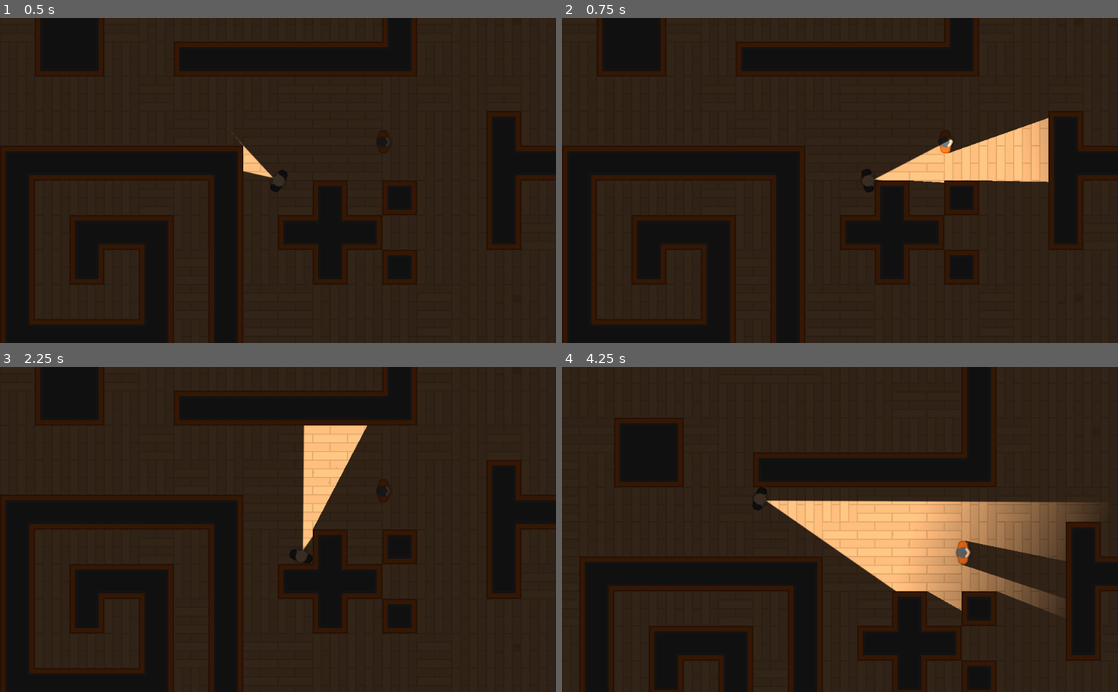
Above: before the commit, frames 1-4 (two rows, left to right).
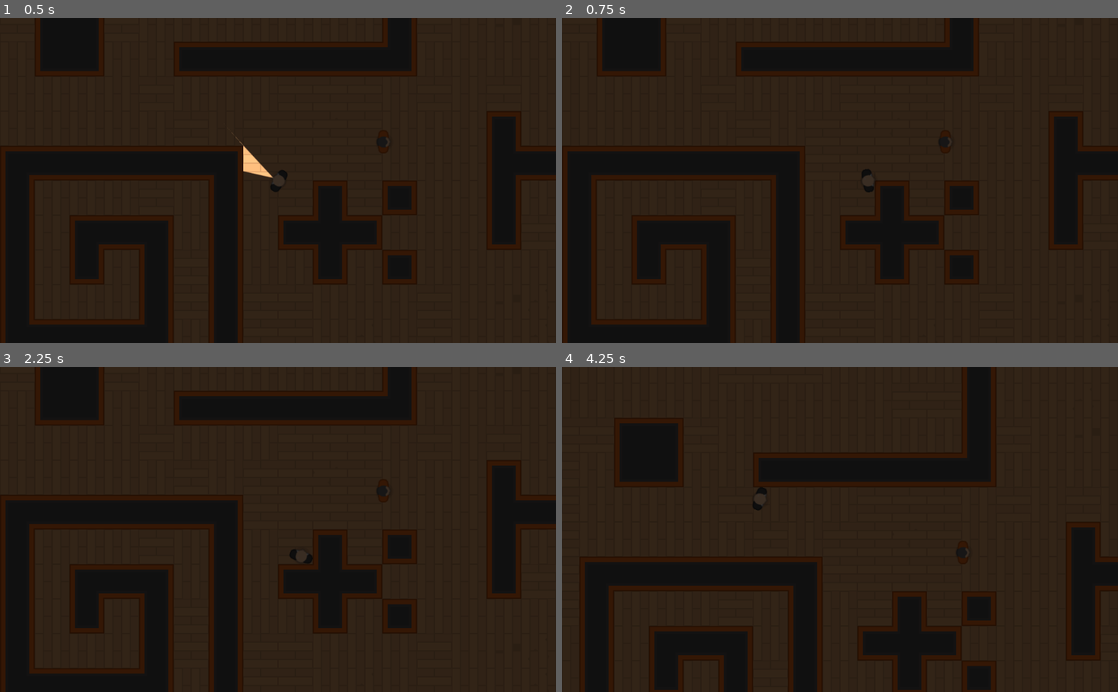
Above: after the commit, the same moments.

Repository: ikostan/HeistMeisters
Game: Godot game, scene res://Levels/TemplateLevel.tscn
Same seed, same stepped clock (60 frames per second), same inputs: the game is played once before the commit and once after it.
Inputs (mouse positions are in pixels of both pictures, inside the frame that each line leads up to):
- Up to frame 1 (0.5 s): no input
- Up to frame 2 (0.75 s): tap Enter at 0.5 s; move the mouse to (962, 164) at 0.52 s; hold D (move_right) from 0.53 s (still down); tap E (torch_on, bound only after the commit) at 0.6 s
- Up to frame 3 (2.25 s): tap Space at 1.25 s; move the mouse to (166, 545) at 1.27 s; release D (move_right) at 1.28 s; hold C (move_down) 1.28-2.03 s; tap E (torch_on, bound only after the commit) at 1.35, 2.1 s; tap Enter at 2 s; move the mouse to (333, 458) at 2.02 s; hold D (move_right) from 2.03 s (still down)
- Up to frame 4 (4.25 s): tap Space at 2.75 s; move the mouse to (812, 594) at 2.77 s; release D (move_right) at 2.78 s; hold W (move_up) 2.78-3.53 s; tap E (torch_on, bound only after the commit) at 2.85, 3.6 s; move the mouse to (1006, 578) at 3.52 s; hold A (move_left) from 3.53 s (still down)

Frame 1 is identical in both runs. In frame 2, 3.4% of the frame differs, in the area x 56-88%, y 30-51%; in frame 3, 2.2%; in frame 4, 11%, in the area x 36-96%, y 41-76%.

Commit message:
Torch on/off

Diff:
--- a/Characters/Player/Player.gd
+++ b/Characters/Player/Player.gd
@@ -14,6 +14,11 @@
 	# also be affected by the motion of the other body. You can use this
 	# to make moving or rotating platforms, or to make nodes push other nodes.
 	move_and_slide(motion)
+
+
+func _input(event):
+	if Input.is_action_just_pressed("torch_on"):
+		$Light2D.enabled = !$Light2D.enabled
 
 
 func move_left_right():
--- a/Characters/Player/Player.tscn
+++ b/Characters/Player/Player.tscn
@@ -9,7 +9,7 @@
 collision_mask = 2
 script = ExtResource( 3 )
 
-[node name="Sprite" parent="." index="1"]
+[node name="Sprite" parent="." index="0"]
 texture = ExtResource( 2 )
 
 [node name="Light2D" parent="." index="3" instance=ExtResource( 4 )]
--- a/Tiles/Tiles.tres
+++ b/Tiles/Tiles.tres
@@ -2,298 +2,298 @@
 
 [ext_resource path="res://GFX/Tilesheet/tilesheet_complete.png" type="Texture" id=1]
 
-[sub_resource type="OccluderPolygon2D" id=52]
-polygon = PoolVector2Array( 0, 0, 64, 0, 64, 64, 0, 64 )
-
-[sub_resource type="OccluderPolygon2D" id=53]
-polygon = PoolVector2Array( 0, 0, 64, 0, 64, 64, 0, 64 )
-
-[sub_resource type="OccluderPolygon2D" id=54]
-polygon = PoolVector2Array( 0, 0, 64, 0, 64, 64, 0, 64 )
-
-[sub_resource type="OccluderPolygon2D" id=55]
-polygon = PoolVector2Array( 0, 0, 64, 0, 64, 64, 0, 64 )
-
-[sub_resource type="OccluderPolygon2D" id=56]
-polygon = PoolVector2Array( 0, 0, 64, 0, 64, 64, 0, 64 )
-
-[sub_resource type="OccluderPolygon2D" id=57]
-polygon = PoolVector2Array( 0, 0, 64, 0, 64, 64, 0, 64 )
-
-[sub_resource type="OccluderPolygon2D" id=58]
-polygon = PoolVector2Array( 0, 0, 64, 0, 64, 64, 0, 64 )
-
-[sub_resource type="OccluderPolygon2D" id=59]
-polygon = PoolVector2Array( 0, 0, 64, 0, 64, 64, 0, 64 )
-
-[sub_resource type="OccluderPolygon2D" id=60]
-polygon = PoolVector2Array( 0, 0, 64, 0, 64, 64, 0, 64 )
-
-[sub_resource type="OccluderPolygon2D" id=61]
-polygon = PoolVector2Array( 0, 0, 64, 0, 64, 64, 0, 64 )
-
-[sub_resource type="OccluderPolygon2D" id=62]
-polygon = PoolVector2Array( 0, 0, 64, 0, 64, 64, 0, 64 )
-
-[sub_resource type="OccluderPolygon2D" id=63]
-polygon = PoolVector2Array( 0, 0, 64, 0, 64, 64, 0, 64 )
-
-[sub_resource type="OccluderPolygon2D" id=64]
-polygon = PoolVector2Array( 0, 0, 64, 0, 64, 64, 0, 64 )
-
-[sub_resource type="OccluderPolygon2D" id=65]
-polygon = PoolVector2Array( 0, 0, 64, 0, 64, 64, 0, 64 )
-
-[sub_resource type="OccluderPolygon2D" id=66]
-polygon = PoolVector2Array( 0, 0, 64, 0, 64, 64, 0, 64 )
-
-[sub_resource type="OccluderPolygon2D" id=67]
-polygon = PoolVector2Array( 0, 0, 64, 0, 64, 64, 0, 64 )
-
-[sub_resource type="OccluderPolygon2D" id=68]
-polygon = PoolVector2Array( 0, 0, 64, 0, 64, 64, 0, 64 )
-
-[sub_resource type="OccluderPolygon2D" id=69]
-polygon = PoolVector2Array( 0, 0, 64, 0, 64, 64, 0, 64 )
-
-[sub_resource type="OccluderPolygon2D" id=70]
-polygon = PoolVector2Array( 0, 0, 64, 0, 64, 64, 0, 64 )
-
-[sub_resource type="OccluderPolygon2D" id=71]
-polygon = PoolVector2Array( 0, 0, 64, 0, 64, 64, 0, 64 )
-
-[sub_resource type="OccluderPolygon2D" id=72]
-polygon = PoolVector2Array( 0, 0, 64, 0, 64, 64, 0, 64 )
-
-[sub_resource type="OccluderPolygon2D" id=73]
-polygon = PoolVector2Array( 0, 0, 64, 0, 64, 64, 0, 64 )
-
-[sub_resource type="OccluderPolygon2D" id=74]
-polygon = PoolVector2Array( 0, 0, 64, 0, 64, 64, 0, 64 )
-
-[sub_resource type="OccluderPolygon2D" id=75]
-polygon = PoolVector2Array( 0, 0, 64, 0, 64, 64, 0, 64 )
-
-[sub_resource type="OccluderPolygon2D" id=76]
-polygon = PoolVector2Array( 0, 0, 64, 0, 64, 64, 0, 64 )
-
-[sub_resource type="OccluderPolygon2D" id=77]
-polygon = PoolVector2Array( 0, 0, 64, 0, 64, 64, 0, 64 )
-
-[sub_resource type="OccluderPolygon2D" id=78]
-polygon = PoolVector2Array( 0, 0, 64, 0, 64, 64, 0, 64 )
-
-[sub_resource type="OccluderPolygon2D" id=79]
-polygon = PoolVector2Array( 0, 0, 64, 0, 64, 64, 0, 64 )
-
-[sub_resource type="OccluderPolygon2D" id=80]
-polygon = PoolVector2Array( 0, 0, 64, 0, 64, 64, 0, 64 )
-
-[sub_resource type="OccluderPolygon2D" id=81]
-polygon = PoolVector2Array( 0, 0, 64, 0, 64, 64, 0, 64 )
-
-[sub_resource type="OccluderPolygon2D" id=82]
-polygon = PoolVector2Array( 0, 0, 64, 0, 64, 64, 0, 64 )
-
-[sub_resource type="OccluderPolygon2D" id=83]
-polygon = PoolVector2Array( 0, 0, 64, 0, 64, 64, 0, 64 )
-
-[sub_resource type="OccluderPolygon2D" id=84]
-polygon = PoolVector2Array( 0, 0, 64, 0, 64, 64, 0, 64 )
-
-[sub_resource type="OccluderPolygon2D" id=85]
-polygon = PoolVector2Array( 0, 0, 64, 0, 64, 64, 0, 64 )
-
-[sub_resource type="OccluderPolygon2D" id=86]
-polygon = PoolVector2Array( 0, 0, 64, 0, 64, 64, 0, 64 )
-
-[sub_resource type="OccluderPolygon2D" id=87]
-polygon = PoolVector2Array( 0, 0, 64, 0, 64, 64, 0, 64 )
-
-[sub_resource type="OccluderPolygon2D" id=88]
-polygon = PoolVector2Array( 0, 0, 64, 0, 64, 64, 0, 64 )
-
-[sub_resource type="OccluderPolygon2D" id=89]
-polygon = PoolVector2Array( 0, 0, 64, 0, 64, 64, 0, 64 )
-
-[sub_resource type="OccluderPolygon2D" id=90]
-polygon = PoolVector2Array( 0, 0, 64, 0, 64, 64, 0, 64 )
-
-[sub_resource type="OccluderPolygon2D" id=91]
-polygon = PoolVector2Array( 0, 0, 64, 0, 64, 64, 0, 64 )
-
-[sub_resource type="OccluderPolygon2D" id=92]
-polygon = PoolVector2Array( 0, 0, 64, 0, 64, 64, 0, 64 )
-
-[sub_resource type="OccluderPolygon2D" id=93]
-polygon = PoolVector2Array( 0, 0, 64, 0, 64, 64, 0, 64 )
-
-[sub_resource type="OccluderPolygon2D" id=94]
-polygon = PoolVector2Array( 0, 0, 64, 0, 64, 64, 0, 64 )
-
-[sub_resource type="OccluderPolygon2D" id=95]
-polygon = PoolVector2Array( 0, 0, 64, 0, 64, 64, 0, 64 )
-
-[sub_resource type="OccluderPolygon2D" id=96]
-polygon = PoolVector2Array( 0, 0, 64, 0, 64, 64, 0, 64 )
-
-[sub_resource type="OccluderPolygon2D" id=97]
-polygon = PoolVector2Array( 0, 0, 64, 0, 64, 64, 0, 64 )
-
-[sub_resource type="OccluderPolygon2D" id=98]
-polygon = PoolVector2Array( 0, 0, 64, 0, 64, 64, 0, 64 )
-
-[sub_resource type="ConvexPolygonShape2D" id=1]
-points = PoolVector2Array( 0, 0, 64, 0, 64, 64, 0, 64 )
-
-[sub_resource type="ConvexPolygonShape2D" id=2]
-points = PoolVector2Array( 0, 0, 64, 0, 64, 64, 0, 64 )
-
-[sub_resource type="ConvexPolygonShape2D" id=3]
-points = PoolVector2Array( 0, 0, 64, 0, 64, 64, 0, 64 )
-
-[sub_resource type="ConvexPolygonShape2D" id=4]
-points = PoolVector2Array( 0, 0, 64, 0, 64, 64, 0, 64 )
-
-[sub_resource type="ConvexPolygonShape2D" id=5]
-points = PoolVector2Array( 0, 0, 64, 0, 64, 64, 0, 64 )
-
-[sub_resource type="ConvexPolygonShape2D" id=6]
-points = PoolVector2Array( 0, 0, 64, 0, 64, 64, 0, 64 )
-
-[sub_resource type="ConvexPolygonShape2D" id=7]
-points = PoolVector2Array( 0, 0, 64, 0, 64, 64, 0, 64 )
-
-[sub_resource type="ConvexPolygonShape2D" id=8]
-points = PoolVector2Array( 0, 0, 64, 0, 64, 64, 0, 64 )
-
-[sub_resource type="ConvexPolygonShape2D" id=9]
-points = PoolVector2Array( 0, 0, 64, 0, 64, 64, 0, 64 )
-
-[sub_resource type="ConvexPolygonShape2D" id=10]
-points = PoolVector2Array( 0, 0, 64, 0, 64, 64, 0, 64 )
-
-[sub_resource type="ConvexPolygonShape2D" id=11]
-points = PoolVector2Array( 0, 0, 64, 0, 64, 64, 0, 64 )
-
-[sub_resource type="ConvexPolygonShape2D" id=12]
-points = PoolVector2Array( 0, 0, 64, 0, 64, 64, 0, 64 )
-
-[sub_resource type="ConvexPolygonShape2D" id=13]
-points = PoolVector2Array( 0, 0, 64, 0, 64, 64, 0, 64 )
-
-[sub_resource type="ConvexPolygonShape2D" id=14]
-points = PoolVector2Array( 0, 0, 64, 0, 64, 64, 0, 64 )
-
-[sub_resource type="ConvexPolygonShape2D" id=15]
-points = PoolVector2Array( 0, 0, 64, 0, 64, 64, 0, 64 )
-
-[sub_resource type="ConvexPolygonShape2D" id=16]
-points = PoolVector2Array( 0, 0, 64, 0, 64, 64, 0, 64 )
-
-[sub_resource type="ConvexPolygonShape2D" id=17]
-points = PoolVector2Array( 0, 0, 64, 0, 64, 64, 0, 64 )
-
-[sub_resource type="ConvexPolygonShape2D" id=18]
-points = PoolVector2Array( 0, 0, 64, 0, 64, 64, 0, 64 )
-
-[sub_resource type="ConvexPolygonShape2D" id=19]
-points = PoolVector2Array( 0, 0, 64, 0, 64, 64, 0, 64 )
-
-[sub_resource type="ConvexPolygonShape2D" id=20]
-points = PoolVector2Array( 0, 0, 64, 0, 64, 64, 0, 64 )
-
-[sub_resource type="ConvexPolygonShape2D" id=21]
-points = PoolVector2Array( 0, 0, 64, 0, 64, 64, 0, 64 )
-
-[sub_resource type="ConvexPolygonShape2D" id=22]
-points = PoolVector2Array( 0, 0, 64, 0, 64, 64, 0, 64 )
-
-[sub_resource type="ConvexPolygonShape2D" id=23]
-points = PoolVector2Array( 0, 0, 64, 0, 64, 64, 0, 64 )
-
-[sub_resource type="ConvexPolygonShape2D" id=24]
-points = PoolVector2Array( 0, 0, 64, 0, 64, 64, 0, 64 )
-
-[sub_resource type="ConvexPolygonShape2D" id=25]
-points = PoolVector2Array( 0, 0, 64, 0, 64, 64, 0, 64 )
-
-[sub_resource type="ConvexPolygonShape2D" id=26]
-points = PoolVector2Array( 0, 0, 64, 0, 64, 64, 0, 64 )
-
-[sub_resource type="ConvexPolygonShape2D" id=27]
-points = PoolVector2Array( 0, 0, 64, 0, 64, 64, 0, 64 )
-
-[sub_resource type="ConvexPolygonShape2D" id=28]
-points = PoolVector2Array( 0, 0, 64, 0, 64, 64, 0, 64 )
-
-[sub_resource type="ConvexPolygonShape2D" id=29]
-points = PoolVector2Array( 0, 0, 64, 0, 64, 64, 0, 64 )
-
-[sub_resource type="ConvexPolygonShape2D" id=30]
-points = PoolVector2Array( 0, 0, 64, 0, 64, 64, 0, 64 )
-
-[sub_resource type="ConvexPolygonShape2D" id=31]
-points = PoolVector2Array( 0, 0, 64, 0, 64, 64, 0, 64 )
-
-[sub_resource type="ConvexPolygonShape2D" id=32]
-points = PoolVector2Array( 0, 0, 64, 0, 64, 64, 0, 64 )
-
-[sub_resource type="ConvexPolygonShape2D" id=33]
-points = PoolVector2Array( 0, 0, 64, 0, 64, 64, 0, 64 )
-
-[sub_resource type="ConvexPolygonShape2D" id=34]
-points = PoolVector2Array( 0, 0, 64, 0, 64, 64, 0, 64 )
-
-[sub_resource type="ConvexPolygonShape2D" id=35]
-points = PoolVector2Array( 0, 0, 64, 0, 64, 64, 0, 64 )
-
-[sub_resource type="ConvexPolygonShape2D" id=36]
-points = PoolVector2Array( 0, 0, 64, 0, 64, 64, 0, 64 )
-
-[sub_resource type="ConvexPolygonShape2D" id=37]
-points = PoolVector2Array( 0, 0, 64, 0, 64, 64, 0, 64 )
-
-[sub_resource type="ConvexPolygonShape2D" id=38]
-points = PoolVector2Array( 0, 0, 64, 0, 64, 64, 0, 64 )
-
-[sub_resource type="ConvexPolygonShape2D" id=39]
-points = PoolVector2Array( 0, 0, 64, 0, 64, 64, 0, 64 )
-
-[sub_resource type="ConvexPolygonShape2D" id=40]
-points = PoolVector2Array( 0, 0, 64, 0, 64, 64, 0, 64 )
-
-[sub_resource type="ConvexPolygonShape2D" id=41]
-points = PoolVector2Array( 0, 0, 64, 0, 64, 64, 0, 64 )
-
-[sub_resource type="ConvexPolygonShape2D" id=42]
-points = PoolVector2Array( 0, 0, 64, 0, 64, 64, 0, 64 )
-
-[sub_resource type="ConvexPolygonShape2D" id=43]
-points = PoolVector2Array( 0, 0, 64, 0, 64, 64, 0, 64 )
-
-[sub_resource type="ConvexPolygonShape2D" id=44]
-points = PoolVector2Array( 0, 0, 64, 0, 64, 64, 0, 64 )
-
-[sub_resource type="ConvexPolygonShape2D" id=45]
-points = PoolVector2Array( 0, 0, 64, 0, 64, 64, 0, 64 )
-
-[sub_resource type="ConvexPolygonShape2D" id=46]
-points = PoolVector2Array( 0, 0, 64, 0, 64, 64, 0, 64 )
-
-[sub_resource type="ConvexPolygonShape2D" id=47]
-points = PoolVector2Array( 0, 0, 64, 0, 64, 64, 0, 64 )
+[sub_resource type="OccluderPolygon2D" id=1]
+polygon = PoolVector2Array( 0, 0, 64, 0, 64, 64, 0, 64 )
+
+[sub_resource type="OccluderPolygon2D" id=2]
+polygon = PoolVector2Array( 0, 0, 64, 0, 64, 64, 0, 64 )
+
+[sub_resource type="OccluderPolygon2D" id=3]
+polygon = PoolVector2Array( 0, 0, 64, 0, 64, 64, 0, 64 )
+
+[sub_resource type="OccluderPolygon2D" id=4]
+polygon = PoolVector2Array( 0, 0, 64, 0, 64, 64, 0, 64 )
+
+[sub_resource type="OccluderPolygon2D" id=5]
+polygon = PoolVector2Array( 0, 0, 64, 0, 64, 64, 0, 64 )
+
+[sub_resource type="OccluderPolygon2D" id=6]
+polygon = PoolVector2Array( 0, 0, 64, 0, 64, 64, 0, 64 )
+
+[sub_resource type="OccluderPolygon2D" id=7]
+polygon = PoolVector2Array( 0, 0, 64, 0, 64, 64, 0, 64 )
+
+[sub_resource type="OccluderPolygon2D" id=8]
+polygon = PoolVector2Array( 0, 0, 64, 0, 64, 64, 0, 64 )
+
+[sub_resource type="OccluderPolygon2D" id=9]
+polygon = PoolVector2Array( 0, 0, 64, 0, 64, 64, 0, 64 )
+
+[sub_resource type="OccluderPolygon2D" id=10]
+polygon = PoolVector2Array( 0, 0, 64, 0, 64, 64, 0, 64 )
+
+[sub_resource type="OccluderPolygon2D" id=11]
+polygon = PoolVector2Array( 0, 0, 64, 0, 64, 64, 0, 64 )
+
+[sub_resource type="OccluderPolygon2D" id=12]
+polygon = PoolVector2Array( 0, 0, 64, 0, 64, 64, 0, 64 )
+
+[sub_resource type="OccluderPolygon2D" id=13]
+polygon = PoolVector2Array( 0, 0, 64, 0, 64, 64, 0, 64 )
+
+[sub_resource type="OccluderPolygon2D" id=14]
+polygon = PoolVector2Array( 0, 0, 64, 0, 64, 64, 0, 64 )
+
+[sub_resource type="OccluderPolygon2D" id=15]
+polygon = PoolVector2Array( 0, 0, 64, 0, 64, 64, 0, 64 )
+
+[sub_resource type="OccluderPolygon2D" id=16]
+polygon = PoolVector2Array( 0, 0, 64, 0, 64, 64, 0, 64 )
+
+[sub_resource type="OccluderPolygon2D" id=17]
+polygon = PoolVector2Array( 0, 0, 64, 0, 64, 64, 0, 64 )
+
+[sub_resource type="OccluderPolygon2D" id=18]
+polygon = PoolVector2Array( 0, 0, 64, 0, 64, 64, 0, 64 )
+
+[sub_resource type="OccluderPolygon2D" id=19]
+polygon = PoolVector2Array( 0, 0, 64, 0, 64, 64, 0, 64 )
+
+[sub_resource type="OccluderPolygon2D" id=20]
+polygon = PoolVector2Array( 0, 0, 64, 0, 64, 64, 0, 64 )
+
+[sub_resource type="OccluderPolygon2D" id=21]
+polygon = PoolVector2Array( 0, 0, 64, 0, 64, 64, 0, 64 )
+
+[sub_resource type="OccluderPolygon2D" id=22]
+polygon = PoolVector2Array( 0, 0, 64, 0, 64, 64, 0, 64 )
+
+[sub_resource type="OccluderPolygon2D" id=23]
+polygon = PoolVector2Array( 0, 0, 64, 0, 64, 64, 0, 64 )
+
+[sub_resource type="OccluderPolygon2D" id=24]
+polygon = PoolVector2Array( 0, 0, 64, 0, 64, 64, 0, 64 )
+
+[sub_resource type="OccluderPolygon2D" id=25]
+polygon = PoolVector2Array( 0, 0, 64, 0, 64, 64, 0, 64 )
+
+[sub_resource type="OccluderPolygon2D" id=26]
+polygon = PoolVector2Array( 0, 0, 64, 0, 64, 64, 0, 64 )
+
+[sub_resource type="OccluderPolygon2D" id=27]
+polygon = PoolVector2Array( 0, 0, 64, 0, 64, 64, 0, 64 )
+
+[sub_resource type="OccluderPolygon2D" id=28]
+polygon = PoolVector2Array( 0, 0, 64, 0, 64, 64, 0, 64 )
+
+[sub_resource type="OccluderPolygon2D" id=29]
+polygon = PoolVector2Array( 0, 0, 64, 0, 64, 64, 0, 64 )
+
+[sub_resource type="OccluderPolygon2D" id=30]
+polygon = PoolVector2Array( 0, 0, 64, 0, 64, 64, 0, 64 )
+
+[sub_resource type="OccluderPolygon2D" id=31]
+polygon = PoolVector2Array( 0, 0, 64, 0, 64, 64, 0, 64 )
+
+[sub_resource type="OccluderPolygon2D" id=32]
+polygon = PoolVector2Array( 0, 0, 64, 0, 64, 64, 0, 64 )
+
+[sub_resource type="OccluderPolygon2D" id=33]
+polygon = PoolVector2Array( 0, 0, 64, 0, 64, 64, 0, 64 )
+
+[sub_resource type="OccluderPolygon2D" id=34]
+polygon = PoolVector2Array( 0, 0, 64, 0, 64, 64, 0, 64 )
+
+[sub_resource type="OccluderPolygon2D" id=35]
+polygon = PoolVector2Array( 0, 0, 64, 0, 64, 64, 0, 64 )
+
+[sub_resource type="OccluderPolygon2D" id=36]
+polygon = PoolVector2Array( 0, 0, 64, 0, 64, 64, 0, 64 )
+
+[sub_resource type="OccluderPolygon2D" id=37]
+polygon = PoolVector2Array( 0, 0, 64, 0, 64, 64, 0, 64 )
+
+[sub_resource type="OccluderPolygon2D" id=38]
+polygon = PoolVector2Array( 0, 0, 64, 0, 64, 64, 0, 64 )
+
+[sub_resource type="OccluderPolygon2D" id=39]
+polygon = PoolVector2Array( 0, 0, 64, 0, 64, 64, 0, 64 )
+
+[sub_resource type="OccluderPolygon2D" id=40]
+polygon = PoolVector2Array( 0, 0, 64, 0, 64, 64, 0, 64 )
+
+[sub_resource type="OccluderPolygon2D" id=41]
+polygon = PoolVector2Array( 0, 0, 64, 0, 64, 64, 0, 64 )
+
+[sub_resource type="OccluderPolygon2D" id=42]
+polygon = PoolVector2Array( 0, 0, 64, 0, 64, 64, 0, 64 )
+
+[sub_resource type="OccluderPolygon2D" id=43]
+polygon = PoolVector2Array( 0, 0, 64, 0, 64, 64, 0, 64 )
+
+[sub_resource type="OccluderPolygon2D" id=44]
+polygon = PoolVector2Array( 0, 0, 64, 0, 64, 64, 0, 64 )
+
+[sub_resource type="OccluderPolygon2D" id=45]
+polygon = PoolVector2Array( 0, 0, 64, 0, 64, 64, 0, 64 )
+
+[sub_resource type="OccluderPolygon2D" id=46]
+polygon = PoolVector2Array( 0, 0, 64, 0, 64, 64, 0, 64 )
+
+[sub_resource type="OccluderPolygon2D" id=47]
+polygon = PoolVector2Array( 0, 0, 64, 0, 64, 64, 0, 64 )
 
 [sub_resource type="ConvexPolygonShape2D" id=48]
+points = PoolVector2Array( 0, 0, 64, 0, 64, 64, 0, 64 )
+
+[sub_resource type="ConvexPolygonShape2D" id=49]
+points = PoolVector2Array( 0, 0, 64, 0, 64, 64, 0, 64 )
+
+[sub_resource type="ConvexPolygonShape2D" id=50]
+points = PoolVector2Array( 0, 0, 64, 0, 64, 64, 0, 64 )
+
+[sub_resource type="ConvexPolygonShape2D" id=51]
+points = PoolVector2Array( 0, 0, 64, 0, 64, 64, 0, 64 )
+
+[sub_resource type="ConvexPolygonShape2D" id=52]
+points = PoolVector2Array( 0, 0, 64, 0, 64, 64, 0, 64 )
+
+[sub_resource type="ConvexPolygonShape2D" id=53]
+points = PoolVector2Array( 0, 0, 64, 0, 64, 64, 0, 64 )
+
+[sub_resource type="ConvexPolygonShape2D" id=54]
+points = PoolVector2Array( 0, 0, 64, 0, 64, 64, 0, 64 )
+
+[sub_resource type="ConvexPolygonShape2D" id=55]
+points = PoolVector2Array( 0, 0, 64, 0, 64, 64, 0, 64 )
+
+[sub_resource type="ConvexPolygonShape2D" id=56]
+points = PoolVector2Array( 0, 0, 64, 0, 64, 64, 0, 64 )
+
+[sub_resource type="ConvexPolygonShape2D" id=57]
+points = PoolVector2Array( 0, 0, 64, 0, 64, 64, 0, 64 )
+
+[sub_resource type="ConvexPolygonShape2D" id=58]
+points = PoolVector2Array( 0, 0, 64, 0, 64, 64, 0, 64 )
+
+[sub_resource type="ConvexPolygonShape2D" id=59]
+points = PoolVector2Array( 0, 0, 64, 0, 64, 64, 0, 64 )
+
+[sub_resource type="ConvexPolygonShape2D" id=60]
+points = PoolVector2Array( 0, 0, 64, 0, 64, 64, 0, 64 )
+
+[sub_resource type="ConvexPolygonShape2D" id=61]
+points = PoolVector2Array( 0, 0, 64, 0, 64, 64, 0, 64 )
+
+[sub_resource type="ConvexPolygonShape2D" id=62]
+points = PoolVector2Array( 0, 0, 64, 0, 64, 64, 0, 64 )
+
+[sub_resource type="ConvexPolygonShape2D" id=63]
+points = PoolVector2Array( 0, 0, 64, 0, 64, 64, 0, 64 )
+
+[sub_resource type="ConvexPolygonShape2D" id=64]
+points = PoolVector2Array( 0, 0, 64, 0, 64, 64, 0, 64 )
+
+[sub_resource type="ConvexPolygonShape2D" id=65]
+points = PoolVector2Array( 0, 0, 64, 0, 64, 64, 0, 64 )
+
+[sub_resource type="ConvexPolygonShape2D" id=66]
+points = PoolVector2Array( 0, 0, 64, 0, 64, 64, 0, 64 )
+
+[sub_resource type="ConvexPolygonShape2D" id=67]
+points = PoolVector2Array( 0, 0, 64, 0, 64, 64, 0, 64 )
+
+[sub_resource type="ConvexPolygonShape2D" id=68]
+points = PoolVector2Array( 0, 0, 64, 0, 64, 64, 0, 64 )
+
+[sub_resource type="ConvexPolygonShape2D" id=69]
+points = PoolVector2Array( 0, 0, 64, 0, 64, 64, 0, 64 )
+
+[sub_resource type="ConvexPolygonShape2D" id=70]
+points = PoolVector2Array( 0, 0, 64, 0, 64, 64, 0, 64 )
+
+[sub_resource type="ConvexPolygonShape2D" id=71]
+points = PoolVector2Array( 0, 0, 64, 0, 64, 64, 0, 64 )
+
+[sub_resource type="ConvexPolygonShape2D" id=72]
+points = PoolVector2Array( 0, 0, 64, 0, 64, 64, 0, 64 )
+
+[sub_resource type="ConvexPolygonShape2D" id=73]
+points = PoolVector2Array( 0, 0, 64, 0, 64, 64, 0, 64 )
+
+[sub_resource type="ConvexPolygonShape2D" id=74]
+points = PoolVector2Array( 0, 0, 64, 0, 64, 64, 0, 64 )
+
+[sub_resource type="ConvexPolygonShape2D" id=75]
+points = PoolVector2Array( 0, 0, 64, 0, 64, 64, 0, 64 )
+
+[sub_resource type="ConvexPolygonShape2D" id=76]
+points = PoolVector2Array( 0, 0, 64, 0, 64, 64, 0, 64 )
+
+[sub_resource type="ConvexPolygonShape2D" id=77]
+points = PoolVector2Array( 0, 0, 64, 0, 64, 64, 0, 64 )
+
+[sub_resource type="ConvexPolygonShape2D" id=78]
+points = PoolVector2Array( 0, 0, 64, 0, 64, 64, 0, 64 )
+
+[sub_resource type="ConvexPolygonShape2D" id=79]
+points = PoolVector2Array( 0, 0, 64, 0, 64, 64, 0, 64 )
+
+[sub_resource type="ConvexPolygonShape2D" id=80]
+points = PoolVector2Array( 0, 0, 64, 0, 64, 64, 0, 64 )
+
+[sub_resource type="ConvexPolygonShape2D" id=81]
+points = PoolVector2Array( 0, 0, 64, 0, 64, 64, 0, 64 )
+
+[sub_resource type="ConvexPolygonShape2D" id=82]
+points = PoolVector2Array( 0, 0, 64, 0, 64, 64, 0, 64 )
+
+[sub_resource type="ConvexPolygonShape2D" id=83]
+points = PoolVector2Array( 0, 0, 64, 0, 64, 64, 0, 64 )
+
+[sub_resource type="ConvexPolygonShape2D" id=84]
+points = PoolVector2Array( 0, 0, 64, 0, 64, 64, 0, 64 )
+
+[sub_resource type="ConvexPolygonShape2D" id=85]
+points = PoolVector2Array( 0, 0, 64, 0, 64, 64, 0, 64 )
+
+[sub_resource type="ConvexPolygonShape2D" id=86]
+points = PoolVector2Array( 0, 0, 64, 0, 64, 64, 0, 64 )
+
+[sub_resource type="ConvexPolygonShape2D" id=87]
+points = PoolVector2Array( 0, 0, 64, 0, 64, 64, 0, 64 )
+
+[sub_resource type="ConvexPolygonShape2D" id=88]
+points = PoolVector2Array( 0, 0, 64, 0, 64, 64, 0, 64 )
+
+[sub_resource type="ConvexPolygonShape2D" id=89]
+points = PoolVector2Array( 0, 0, 64, 0, 64, 64, 0, 64 )
+
+[sub_resource type="ConvexPolygonShape2D" id=90]
+points = PoolVector2Array( 0, 0, 64, 0, 64, 64, 0, 64 )
+
+[sub_resource type="ConvexPolygonShape2D" id=91]
+points = PoolVector2Array( 0, 0, 64, 0, 64, 64, 0, 64 )
+
+[sub_resource type="ConvexPolygonShape2D" id=92]
+points = PoolVector2Array( 0, 0, 64, 0, 64, 64, 0, 64 )
+
+[sub_resource type="ConvexPolygonShape2D" id=93]
+points = PoolVector2Array( 0, 0, 64, 0, 64, 64, 0, 64 )
+
+[sub_resource type="ConvexPolygonShape2D" id=94]
+points = PoolVector2Array( 0, 0, 64, 0, 64, 64, 0, 64 )
+
+[sub_resource type="ConvexPolygonShape2D" id=95]
 points = PoolVector2Array( 0, 0, 32, 0, 32, 32, 32, 64, 0, 64 )
 
-[sub_resource type="ConvexPolygonShape2D" id=49]
+[sub_resource type="ConvexPolygonShape2D" id=96]
 points = PoolVector2Array( 0, 64, 0, 32, 32, 32, 64, 32, 64, 64 )
 
-[sub_resource type="ConvexPolygonShape2D" id=50]
+[sub_resource type="ConvexPolygonShape2D" id=97]
 points = PoolVector2Array( 64, 0, 64, 32, 32, 32, 0, 32, 0, 0 )
 
-[sub_resource type="ConvexPolygonShape2D" id=51]
+[sub_resource type="ConvexPolygonShape2D" id=98]
 points = PoolVector2Array( 64, 64, 32, 64, 32, 32, 32, 0, 64, 0 )
 
 [resource]
--- a/project.godot
+++ b/project.godot
@@ -41,6 +41,11 @@
 "events": [ Object(InputEventKey,"resource_local_to_scene":false,"resource_name":"","device":0,"alt":false,"shift":false,"control":false,"meta":false,"command":false,"pressed":false,"scancode":68,"unicode":0,"echo":false,"script":null)
  ]
 }
+torch_on={
+"deadzone": 0.5,
+"events": [ Object(InputEventKey,"resource_local_to_scene":false,"resource_name":"","device":0,"alt":false,"shift":false,"control":false,"meta":false,"command":false,"pressed":false,"scancode":69,"unicode":0,"echo":false,"script":null)
+ ]
+}
 
 [layer_names]
 
Not shown: 2 places in Tiles/Tiles.tres that only renumber resources
